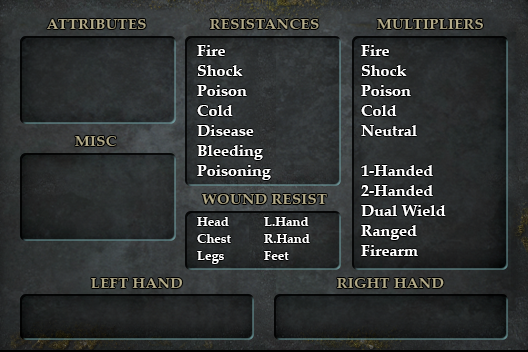
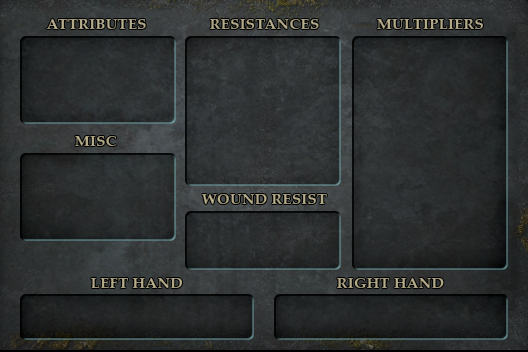
Comparing the layer stacks of the two 528 × 352 images. Changes:
hid "Fire Shock Poison Cold Neutral 1-Handed 2-Handed Dual Wield Ra", opacity 100% → 15% over left=361, top=45, right=446, bottom=256
hid "Disease Bleeding Poisoning", opacity 100% → 15% over left=197, top=125, right=271, bottom=180
hid "Fire Shock Poison Cold", opacity 100% → 15% over left=197, top=45, right=247, bottom=116
hid "L.Hand R.Hand Feet" over left=264, top=217, right=310, bottom=260
hid "Head Chest Legs" over left=197, top=217, right=231, bottom=264
